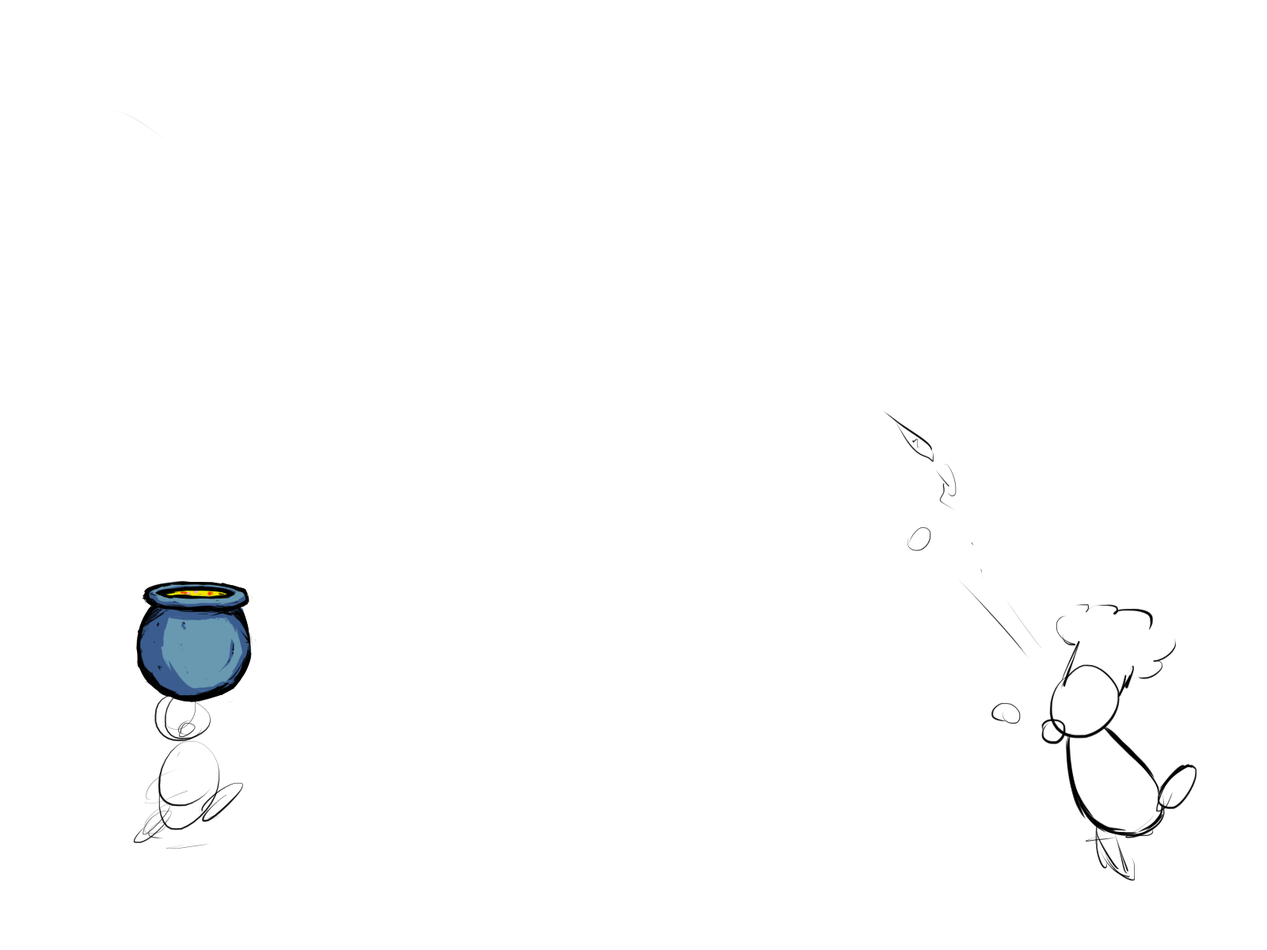
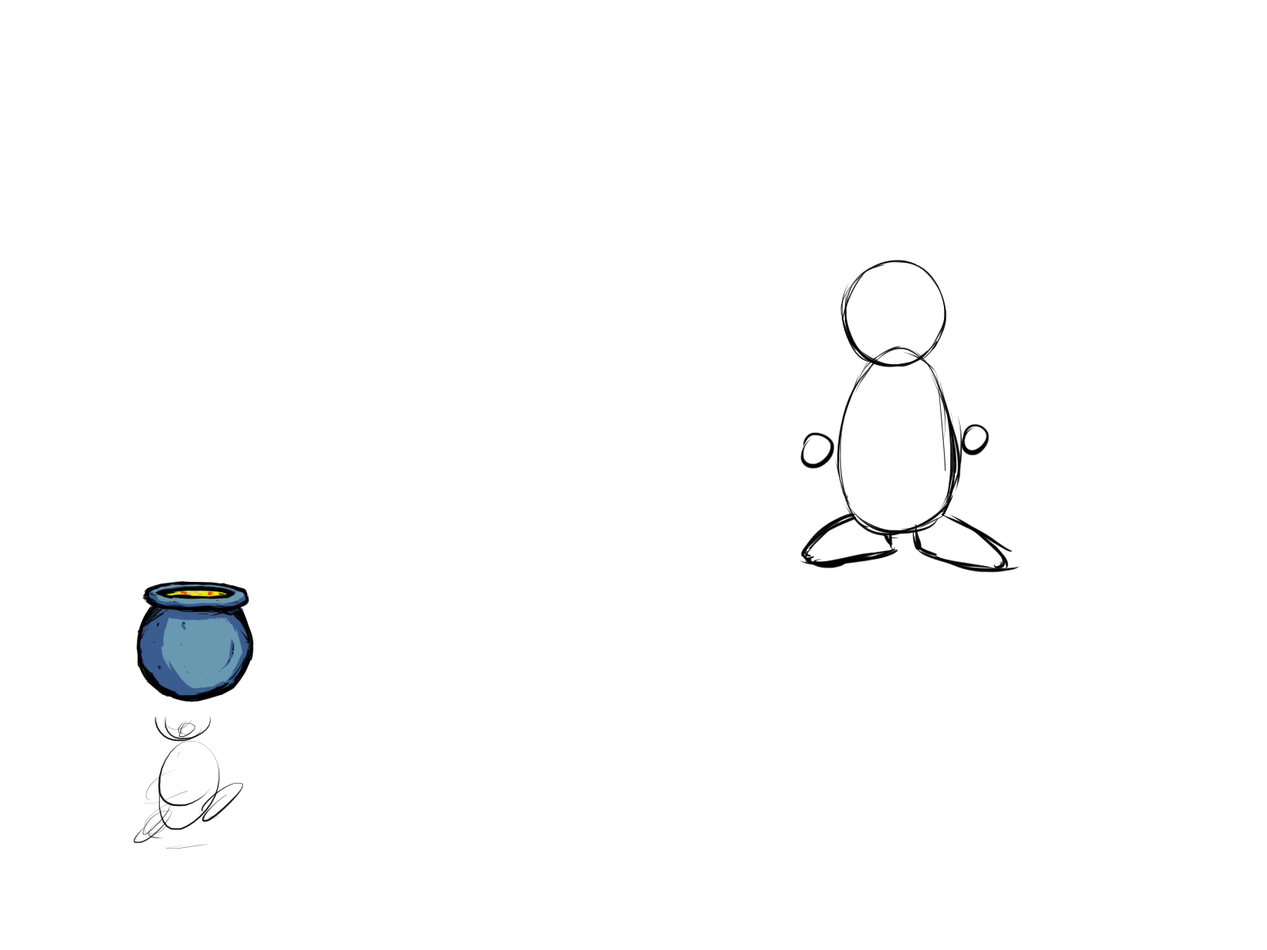
Layer changes from the first 1267 x 950 image to the second:
painted on "olla" over (136, 581, 257, 728)
renamed "olla" to "cachito", painted on it over (114, 110, 1198, 882)
